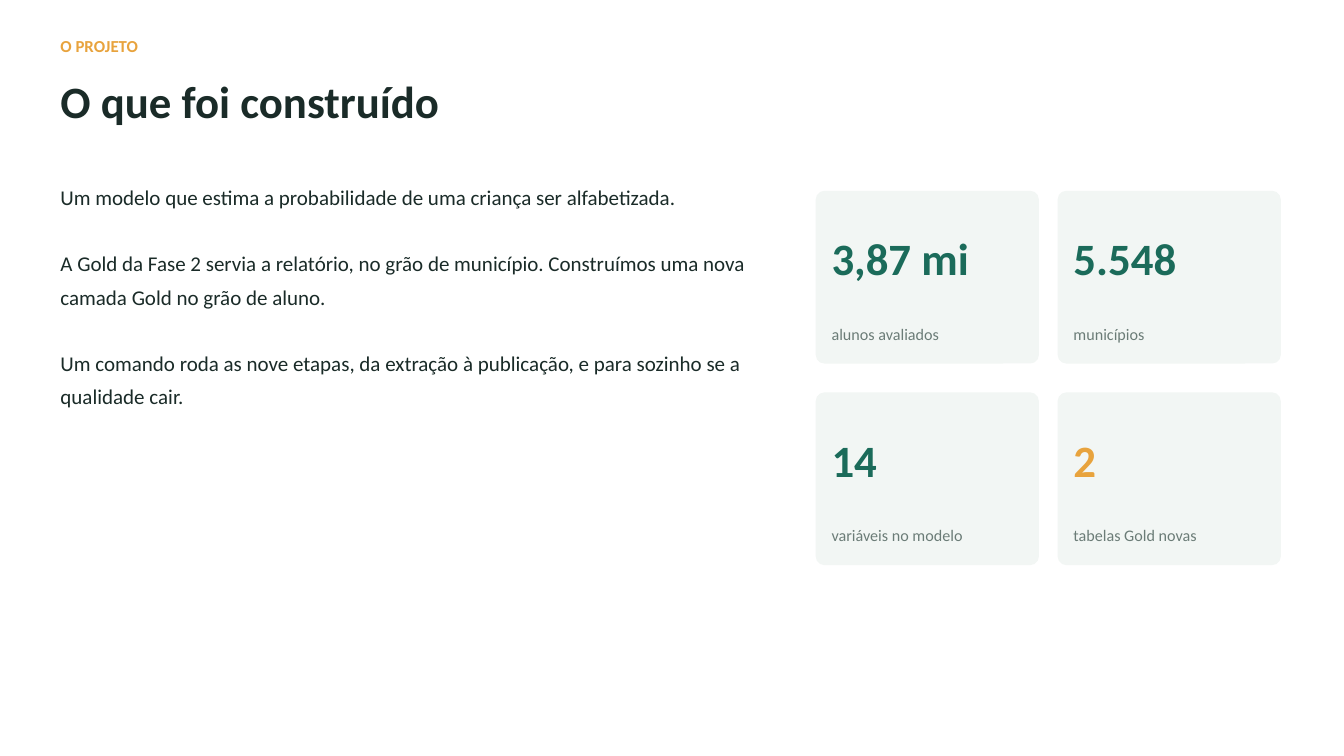
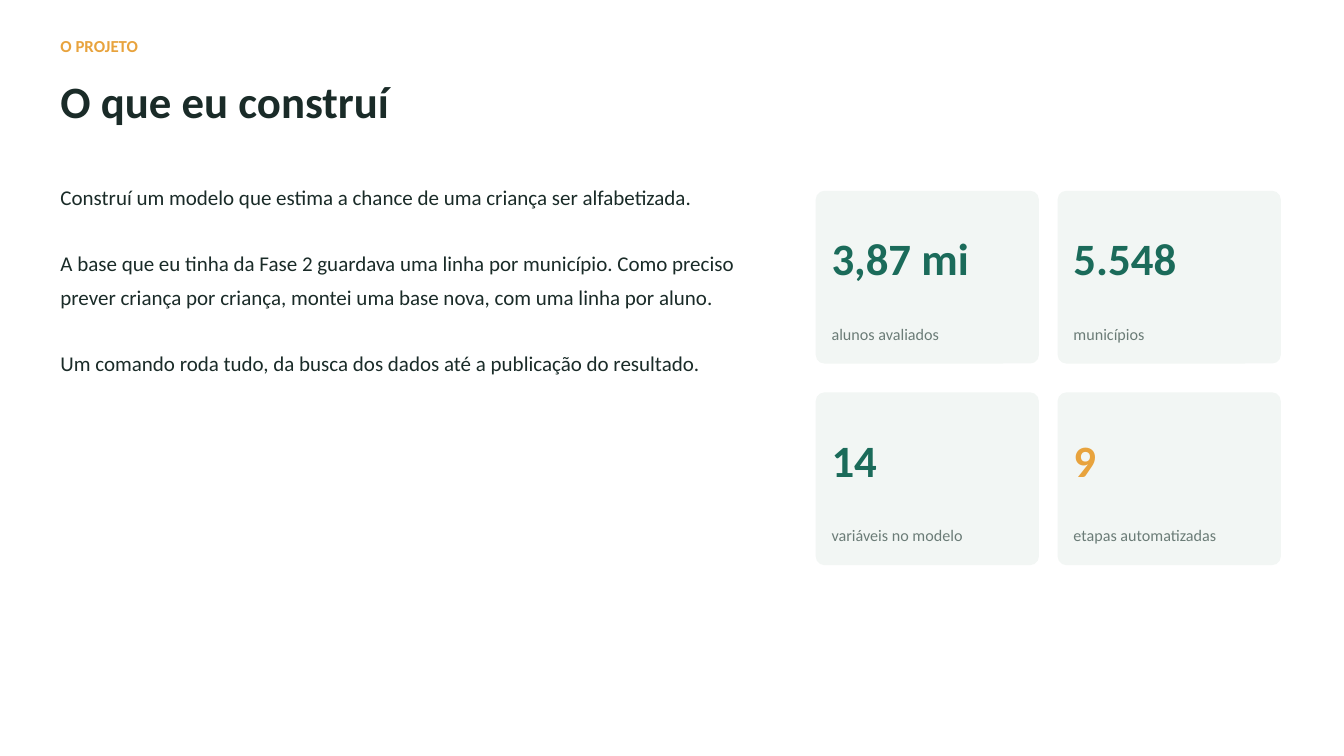
Before and after one commit to tcarvalhodiniz/tech-challenge-fase3, a slide deck: slide 3 of docs/apresentacao.pptx. Drawn at 1344x756 pixels with LibreOffice and Linux fonts; fonts in the diff are those of the drawing. Boxes give left, top, right and bottom in pixels: in the first picture for what was removed or moved away, otherwise in the second. Text is boxed around its words. In the diff, an @@ line names an element or a change of style, - is before the commit and + after.

Commit message:
Reescreve a apresentação em primeira pessoa
O texto dos slides estava quase todo impessoal ou passivo: 'um modelo que
estima', 'saem do treino', 'o agrupamento separou'. Ninguém fazia nada, as
coisas aconteciam sozinhas, e o conjunto soava automático.

Agora cada slide diz quem fez: construí, montei, comecei jogando fora, descobri,
separei, escrevi a nota mínima, fui medir o limite, agrupei. O projeto é
individual, então a voz é a primeira pessoa do singular.

O slide de escopo era o mais confuso. Explicava a necessidade de uma base nova
com o vocabulário do problema, dizendo que a camada anterior 'servia a relatório,
no grão de município'. Passa a dizer que a base da fase anterior guardava uma
linha por município e que, para prever criança por criança, era preciso uma linha
por aluno.

Saem também os termos que não significam nada para um gestor: o título do slide
sobre ausência falava em 'classe negativa', e um cartão anunciava 'tabelas Gold
novas'.

O título do slide de escopo estava passivo enquanto o corpo já estava em primeira
pessoa; passa a acompanhar.

```diff
--- a/docs/apresentacao.pptx
+++ b/docs/apresentacao.pptx
@@ text at (x1=60, y1=87, x2=388, y2=125): text changed @@
-O que foi construído
+O que eu construí
@@ text at (x1=60, y1=190, x2=733, y2=375): text changed @@
-Um modelo que estima a probabilidade de uma criança ser alfabetizada.
-A Gold da Fase 2 servia a relatório, no grão de município. Construímos uma nova camada Gold no grão de aluno.
-Um comando roda as nove etapas, da extração à publicação, e para sozinho se a qualidade cair.
+Construí um modelo que estima a chance de uma criança ser alfabetizada.
+A base que eu tinha da Fase 2 guardava uma linha por município. Como preciso prever criança por criança, montei uma base nova, com uma linha por aluno.
+Um comando roda tudo, da busca dos dados até a publicação do resultado.
@@ text at (x1=1073, y1=447, x2=1096, y2=477): text changed @@
-2
+9
@@ text at (x1=1073, y1=530, x2=1216, y2=544): text changed @@
-tabelas Gold novas
+etapas automatizadas
```
Also in this commit, not shown: 7 other slides changed.
